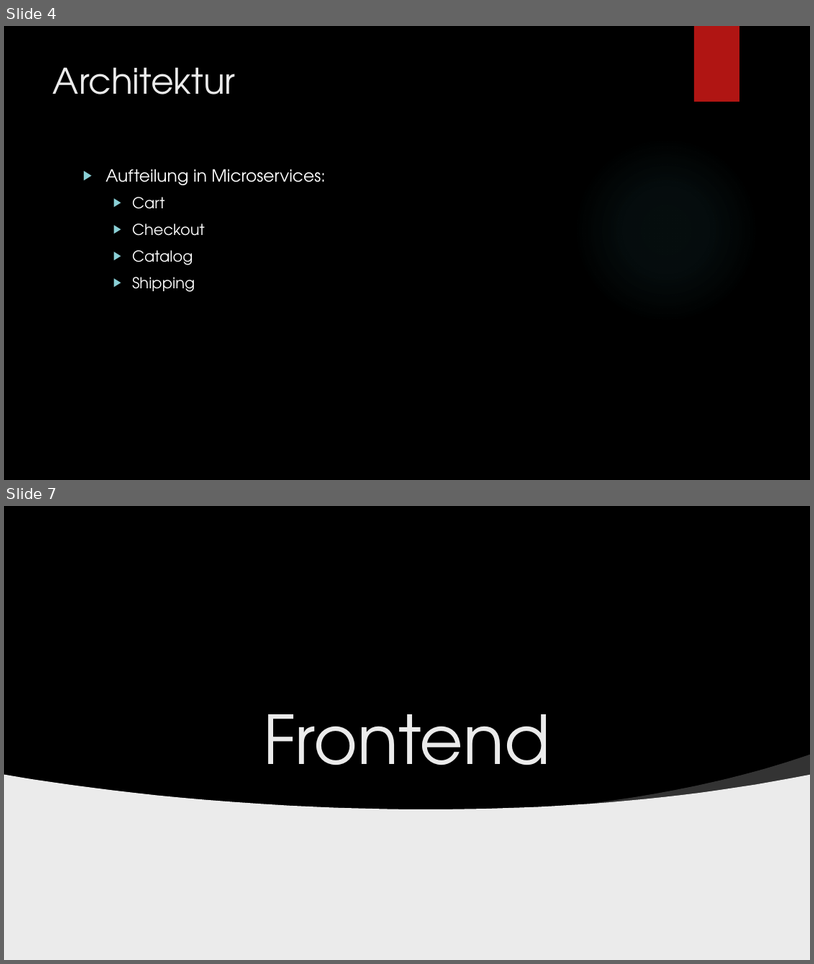
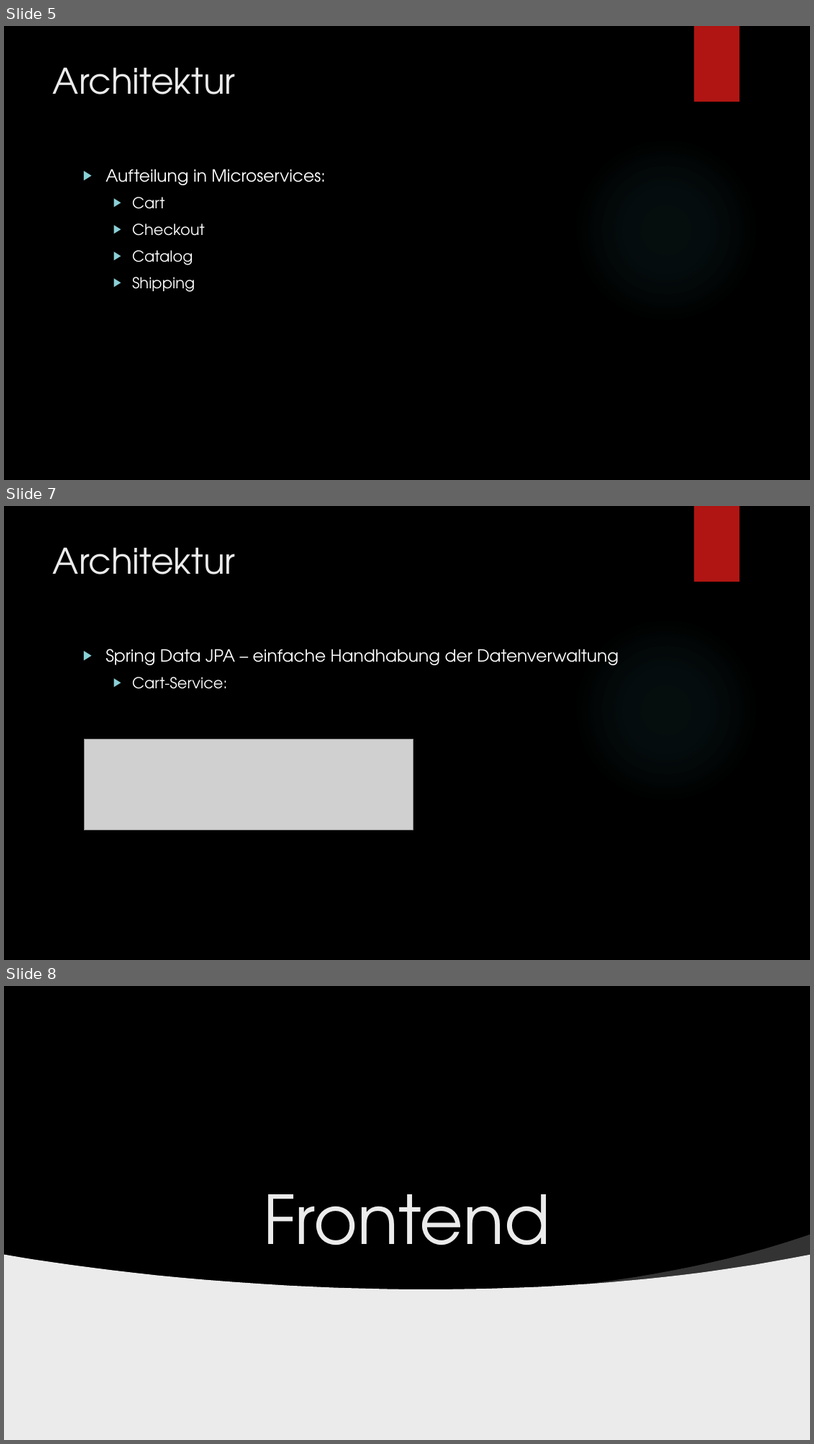
Before and after one commit to der10pm/gca, a slide deck: GCA_Abschlusspraesi_Szablewski_Linnenbaum.pptx. Shown one above the other, each under a label of ours: slides 4 and 7 before the commit, slides 5, 7 and 8 after it; the slides between them are not shown. The pictures are 814x964 and 814x1444 pixels, drawn with LibreOffice and Linux fonts; fonts in the diff are those of the drawing; grey boxes stand for pictures; background and template pictures are left out. Boxes give left, top, right and bottom in pixels: in the first picture for what was removed or moved away, otherwise in the second. Text is boxed around its words. In the diff, an @@ line names an element or a change of style, - is before the commit and + after.

```diff
--- a/GCA_Abschlusspraesi_Szablewski_Linnenbaum.pptx
+++ b/GCA_Abschlusspraesi_Szablewski_Linnenbaum.pptx
@@ slide 7 added at (x1=4, y1=506, x2=810, y2=960), background picture (left out); not listed: 2 template elements that a slide beside it also shows @@
@@ title added at (x1=53, y1=547, x2=236, y2=574), 42 pt, text #EBEBEB @@
+Architektur
@@ text added at (x1=106, y1=649, x2=619, y2=689), 20 pt, text #FFFFFF @@
+▶ Spring Data JPA – einfache Handhabung der Datenverwaltung
+  ▶ Cart-Service:
@@ picture added at (x1=84, y1=739, x2=413, y2=830) @@
@@ what was slide 4 is now slide 5 @@
@@ what was slide 7 is now slide 8 @@
```
Also in this commit, not shown: 6 slides changed, 15 other slides added, 5 slides removed.
